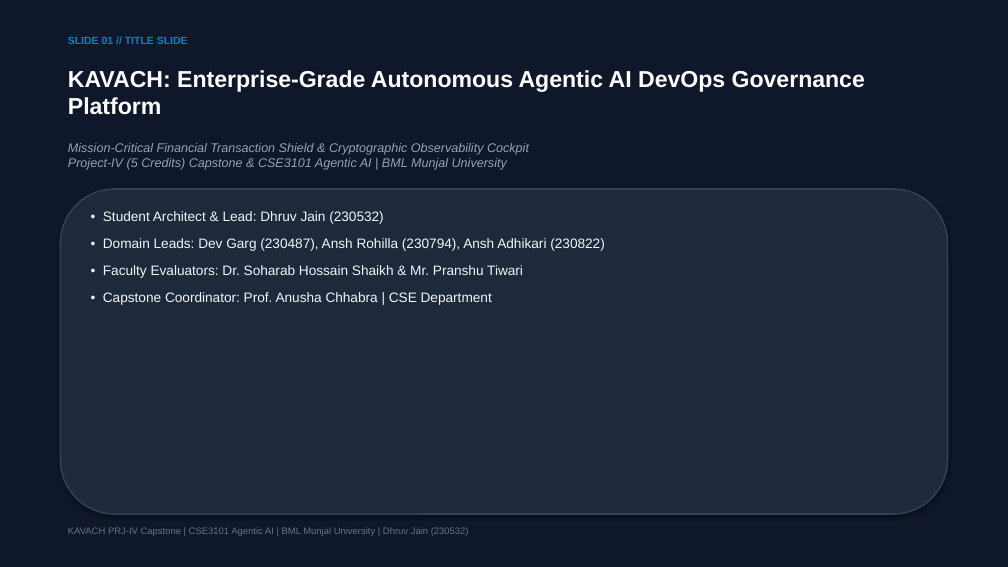
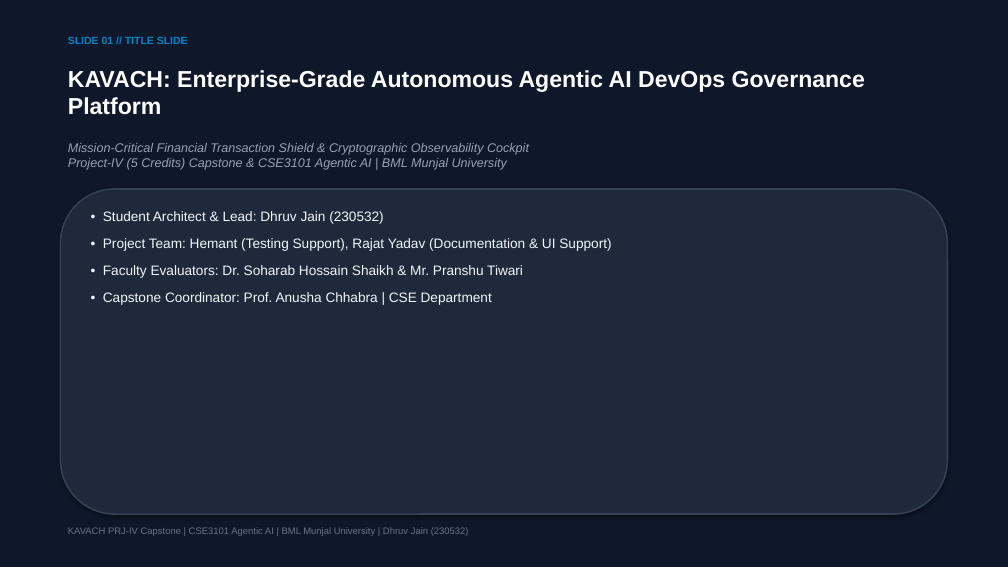
Before and after one commit to jaindhruv1923/KAVACH, a slide deck: slide 1 of PRJ-IV &AgenticAi Final Work/documentation_and_reports/01_Presentations_And_Reports/KAVACH_PRJ4_Presentation_Master.pptx. Drawn at 1008x567 pixels with LibreOffice and Linux fonts; fonts in the diff are those of the drawing. Boxes give left, top, right and bottom in pixels: in the first picture for what was removed or moved away, otherwise in the second. Text is boxed around its words. In the diff, an @@ line names an element or a change of style, - is before the commit and + after.

Commit message:
feat(presentation): update team ownership matrix to reflect 3-member team with commanding lead

```diff
--- a/PRJ-IV &AgenticAi Final Work/documentation_and_reports/01_Presentations_And_Reports/KAVACH_PRJ4_Presentation_Master.pptx
+++ b/PRJ-IV &AgenticAi Final Work/documentation_and_reports/01_Presentations_And_Reports/KAVACH_PRJ4_Presentation_Master.pptx
@@ text at (103, 238, 611, 251): text changed @@
-• Domain Leads: Dev Garg (230487), Ansh Rohilla (230794), Ansh Adhikari (230822)
+• Project Team: Hemant (Testing Support), Rajat Yadav (Documentation & UI Support)
```
Also in this commit, not shown: 5 other files.
